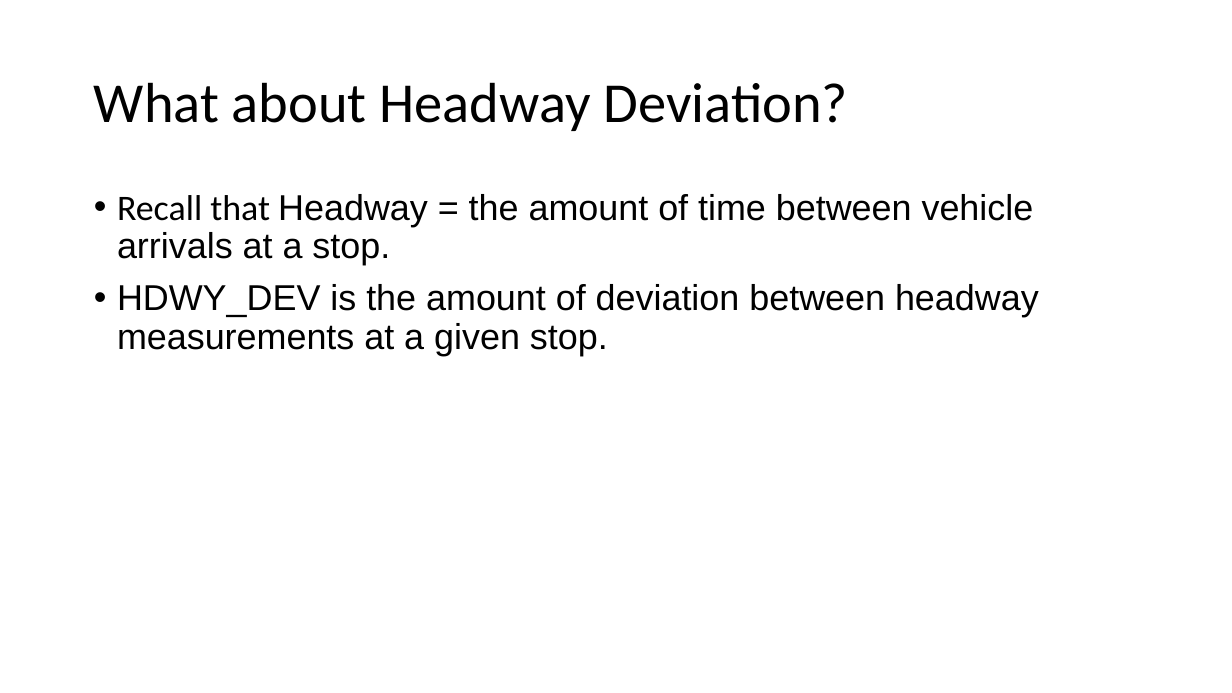
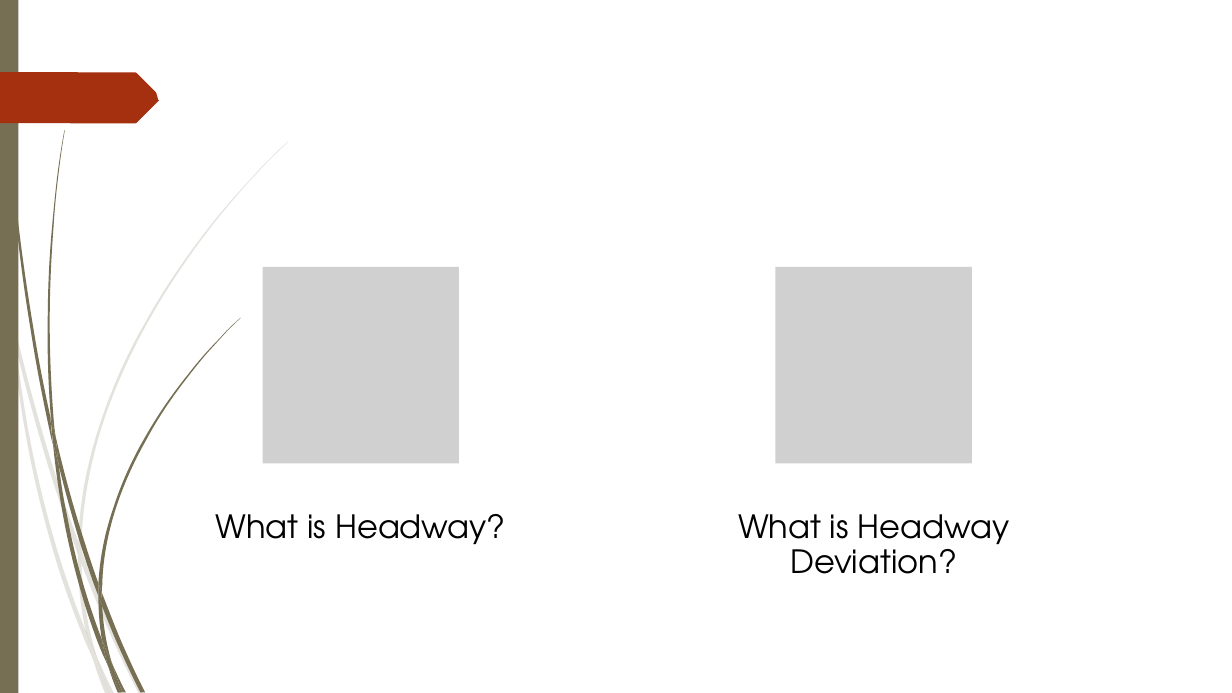
Before and after one commit to nss-data-science-cohort-7/wego-boooleans, a slide deck: slide 5 of Q1_wego.pptx (slide 4 before the commit). Drawn at 1232x693 pixels with LibreOffice and Linux fonts; fonts in the diff are those of the drawing; grey boxes stand for pictures. Boxes give left, top, right and bottom in pixels: in the first picture for what was removed or moved away, otherwise in the second. Text is boxed around its words. In the diff, an @@ line names an element or a change of style, - is before the commit and + after.

```diff
--- a/Q1_wego.pptx
+++ b/Q1_wego.pptx
@@ rectangle added at bbox=[0, 0, 18, 693], fill #766F54 @@
@@ title "What about Headway Deviation?": place and size @@
-title "What about Headway Deviation?" at bbox=[94, 82, 848, 131]
+title "What about Headway Deviation?" at bbox=[148, 84, 281, 111]
@@ title "What about Headway Deviation?" at bbox=[148, 84, 281, 111]: size 44 to 40 pt, font Calibri to TeX Gyre Adventor, text colour #000000 to #FFFFFF; line spacing 0.9 to 1 @@
@@ freeform shape added at bbox=[0, 72, 161, 123], fill #A53010 @@
@@ text removed at bbox=[117, 194, 1039, 356] @@
-• Recall that Headway = the amount of time between vehicle arrivals at a stop.
-• HDWY_DEV is the amount of deviation between headway measurements at a given stop.
@@ group added at bbox=[216, 267, 1010, 574]: 2 pictures, 2 texts @@
+What is Headway?
+What is Headway Deviation?
@@ group added at bbox=[0, 141, 288, 693]: 10 freeform shapes @@
@@ group added at bbox=[3, 0, 240, 693]: 12 freeform shapes @@
```
Also in this commit, not shown: 6 other slides changed, 1 slide added.
